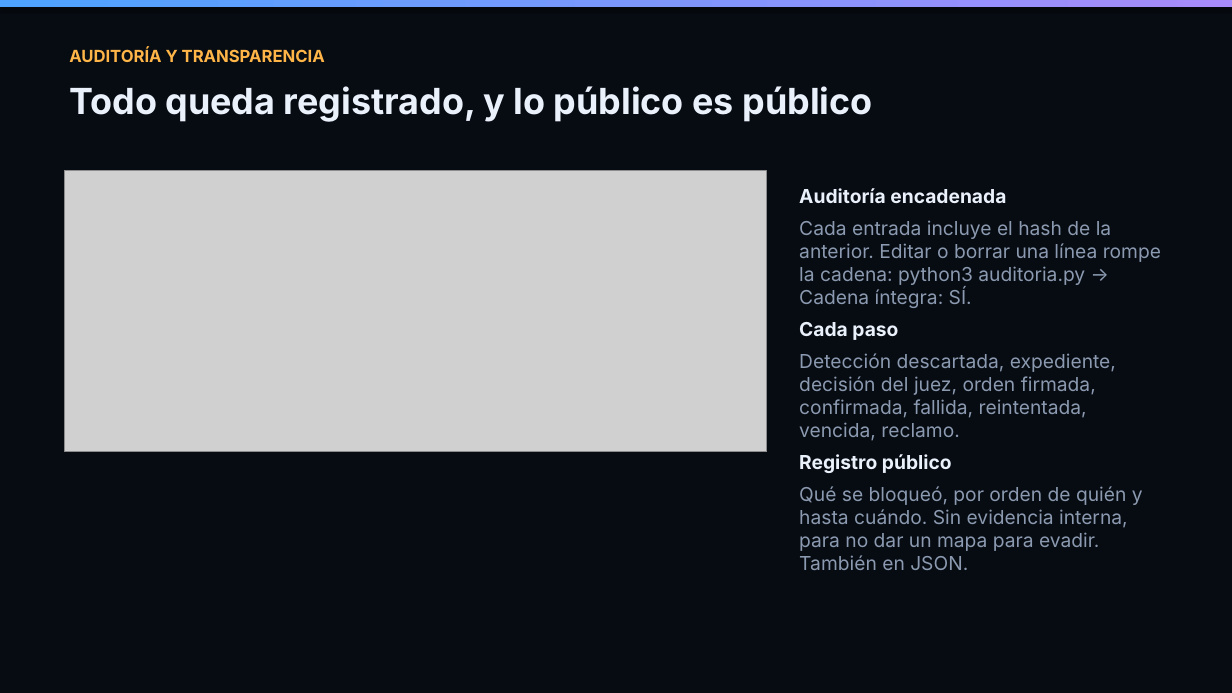
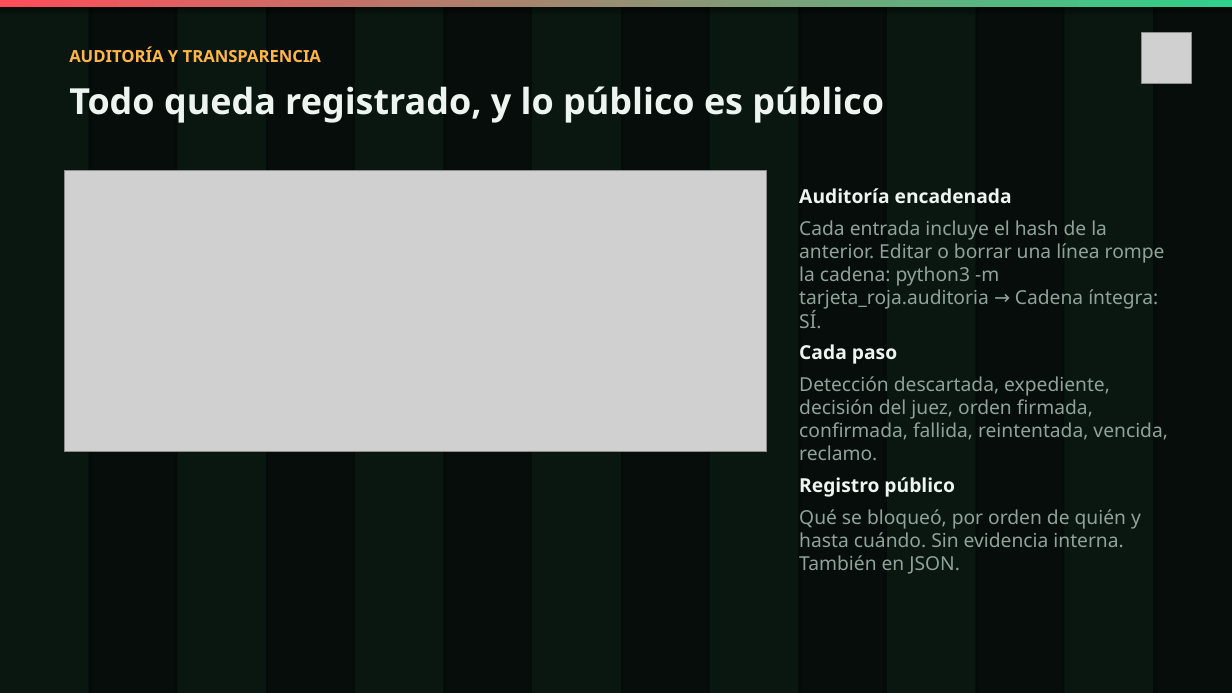
Before and after one commit to Maurezg7/achique, a slide deck: slide 8 of entrega/presentacion.pptx. Drawn at 1232x693 pixels with LibreOffice and Linux fonts; fonts in the diff are those of the drawing; grey boxes stand for pictures. Boxes give left, top, right and bottom in pixels: in the first picture for what was removed or moved away, otherwise in the second. Text is boxed around its words. In the diff, an @@ line names an element or a change of style, - is before the commit and + after.

Commit message:
docs: presentación con la marca Tarjeta Roja y la UI nueva

```diff
--- a/entrega/presentacion.pptx
+++ b/entrega/presentacion.pptx
@@ background #070B12 to #060D0A @@
@@ rectangle at <box>0,0,1232,7</box>: fill gradient #4DA3FF to #A78BFA to gradient #FF4D5A to #2FD08A @@
@@ rectangle added at <box>0,0,89,693</box>, fill #0A1610 @@
@@ rectangle added at <box>177,0,266,693</box>, fill #0A1610 @@
@@ rectangle added at <box>355,0,444,693</box>, fill #0A1610 @@
@@ rectangle added at <box>532,0,621,693</box>, fill #0A1610 @@
@@ rectangle added at <box>710,0,799,693</box>, fill #0A1610 @@
@@ rectangle added at <box>887,0,976,693</box>, fill #0A1610 @@
@@ rectangle added at <box>1065,0,1153,693</box>, fill #0A1610 @@
@@ text "AUDITORÍA Y TRANSPARENCIA" at <box>69,47,321,62</box>: font Inter to Noto Sans @@
@@ picture added at <box>1141,32,1192,83</box> @@
@@ text "Todo queda registrado, y lo ..." at <box>69,86,884,123</box>: font Inter to Noto Sans, text colour #EAF1FB to #EEF5F1 @@
@@ text at <box>799,188,1167,497</box>: font Inter to Noto Sans in "Auditoría encadenada", "Cada paso", "Detección descartada, expediente, decisión del juez, orden ...", "Registro público"; text colour #EAF1FB to #EEF5F1 in "Auditoría encadenada", "Cada paso", "Registro público"; text colour #8B9AB0 to #8FA39B in "Detección descartada, expediente, decisión del juez, orden ..." @@
@@ text at <box>799,220,1165,328</box>: text changed; font Inter to Noto Sans; text colour #8B9AB0 to #8FA39B @@
-Cada entrada incluye el hash de la anterior. Editar o borrar una línea rompe la cadena: python3 auditoria.py → Cadena íntegra: SÍ.
+Cada entrada incluye el hash de la anterior. Editar o borrar una línea rompe la cadena: python3 -m tarjeta_roja.auditoria → Cadena íntegra: SÍ.
@@ text at <box>799,509,1141,574</box>: text changed; font Inter to Noto Sans; text colour #8B9AB0 to #8FA39B @@
-Qué se bloqueó, por orden de quién y hasta cuándo. Sin evidencia interna, para no dar un mapa para evadir. También en JSON.
+Qué se bloqueó, por orden de quién y hasta cuándo. Sin evidencia interna. También en JSON.
```
Also in this commit, not shown: 10 other slides changed.
